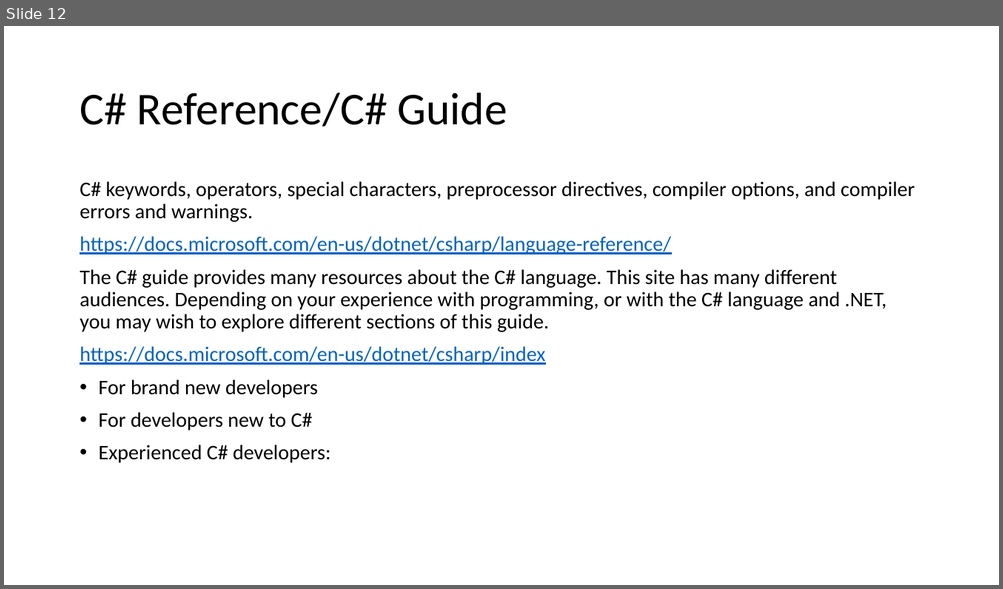
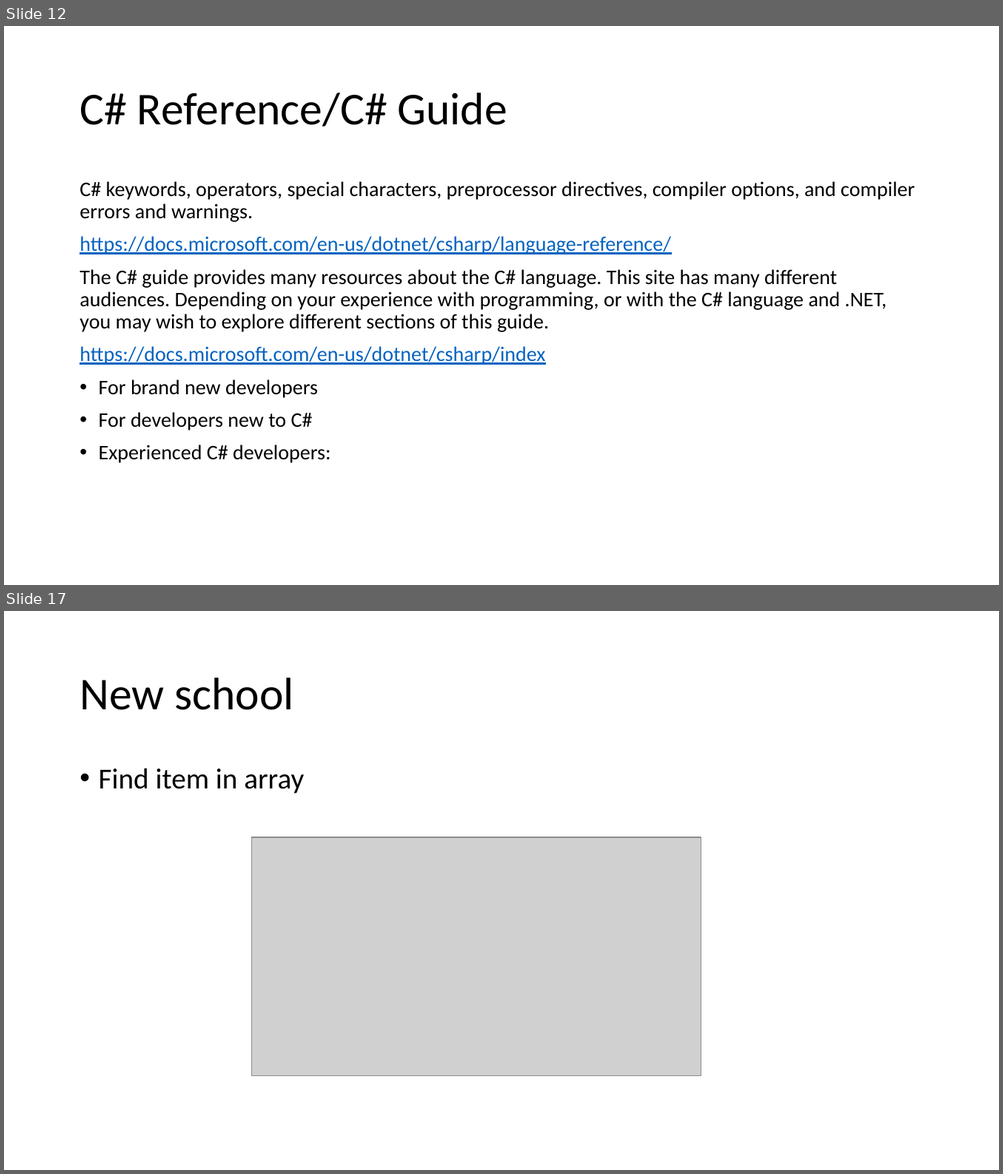
Before and after one commit to karenpayneoregon/VisualStudioEducation, a slide deck: PowerPoint/Working with Visual Studio.pptx. Shown one above the other, each under a label of ours: slide 12 before the commit, slides 12 and 17 after it; the slides between them are not shown. The pictures are 1003x589 and 1003x1174 pixels, drawn with LibreOffice and Linux fonts; fonts in the diff are those of the drawing; grey boxes stand for pictures. Boxes give left, top, right and bottom in pixels: in the first picture for what was removed or moved away, otherwise in the second. Text is boxed around its words. In the diff, an @@ line names an element or a change of style, - is before the commit and + after.

```diff
--- a/PowerPoint/Working with Visual Studio.pptx
+++ b/PowerPoint/Working with Visual Studio.pptx
@@ slide 17 added at (x1=4, y1=611, x2=999, y2=1170), background #FFFFFF @@
@@ title added at (x1=79, y1=678, x2=293, y2=710), 44 pt, text #000000 @@
+New school
@@ text added at (x1=99, y1=768, x2=304, y2=794), 28 pt, text #000000 @@
+• Find item in array
@@ picture added at (x1=252, y1=838, x2=701, y2=1076) @@
```
Also in this commit, not shown: 6 other slides added, 54 other files.
